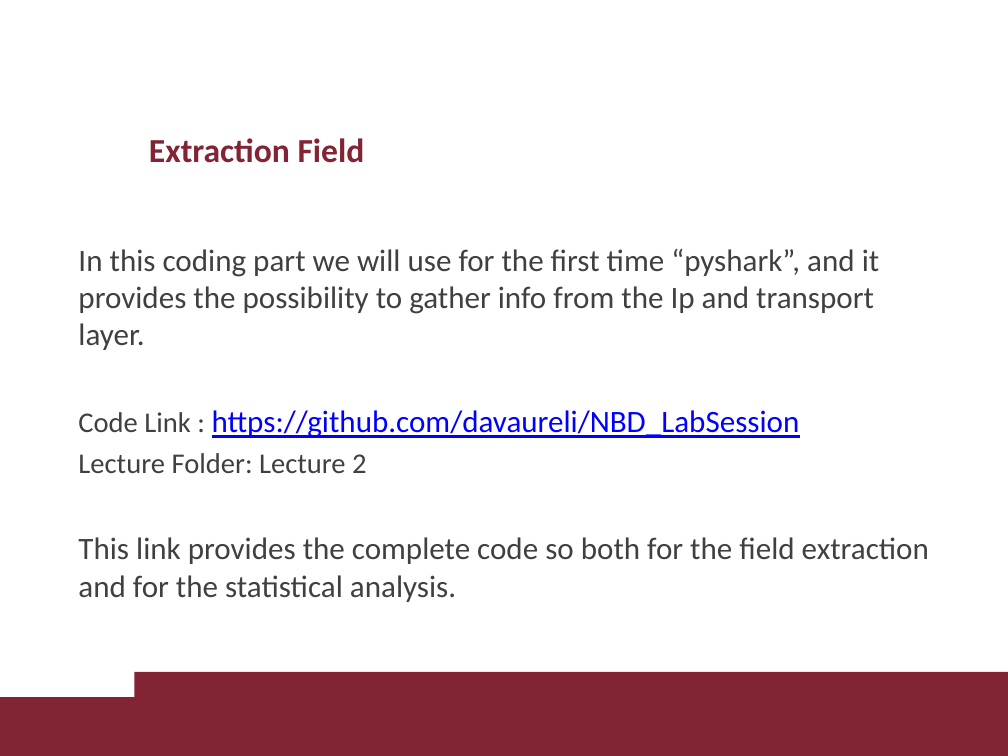
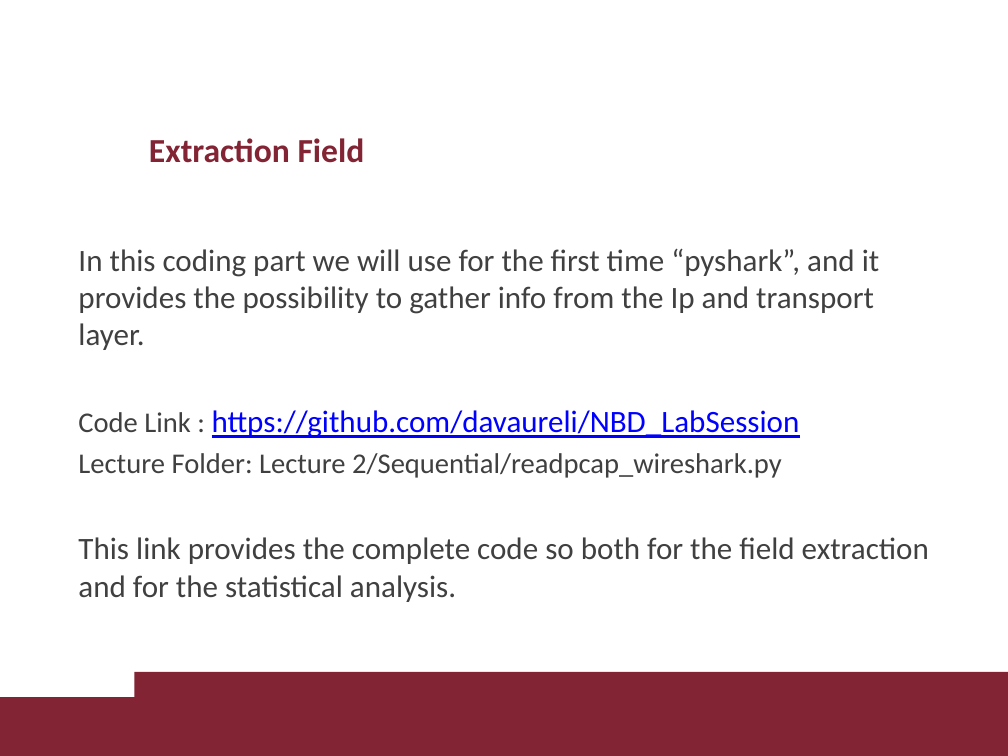
Before and after one commit to davaureli/NBD_LabSession, a slide deck: slide 43 of Lectures Complete/Lectures Complete.pptx. Drawn at 1008x756 pixels with LibreOffice and Linux fonts; fonts in the diff are those of the drawing; background and template pictures are left out. Boxes give left, top, right and bottom in pixels: in the first picture for what was removed or moved away, otherwise in the second. Text is boxed around its words. In the diff, an @@ line names an element or a change of style, - is before the commit and + after.

```diff
--- a/Lectures Complete/Lectures Complete.pptx
+++ b/Lectures Complete/Lectures Complete.pptx
@@ text at (78,453,782,478): text changed @@
-Lecture Folder: Lecture 2
+Lecture Folder: Lecture 2/Sequential/readpcap_wireshark.py
```
Also in this commit, not shown: 1 other slide changed.
